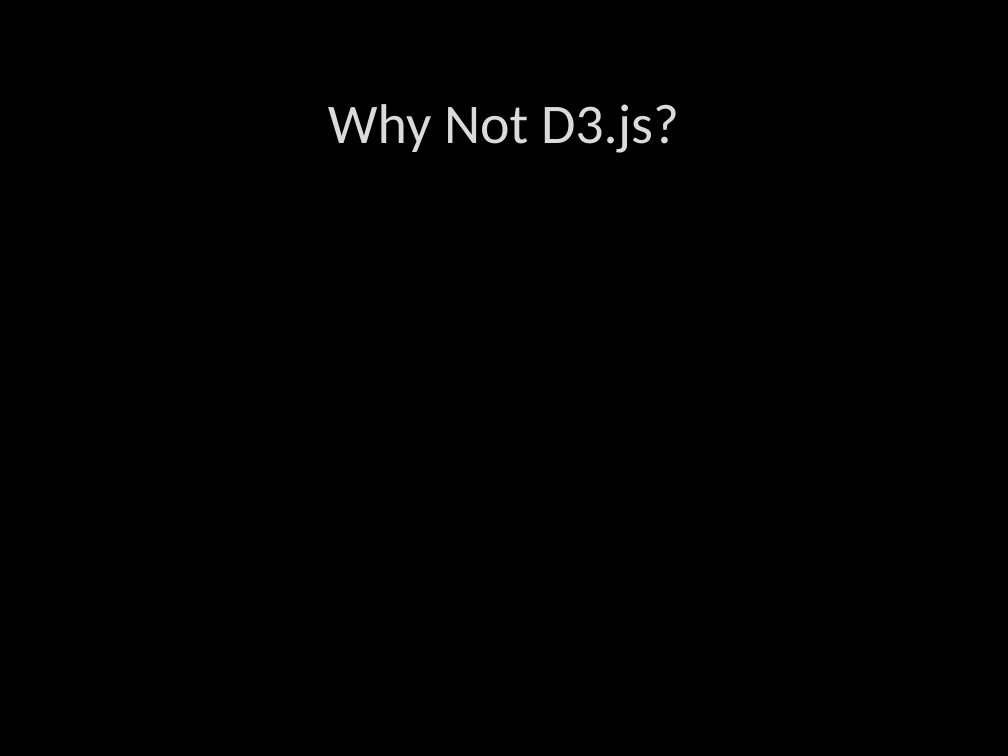
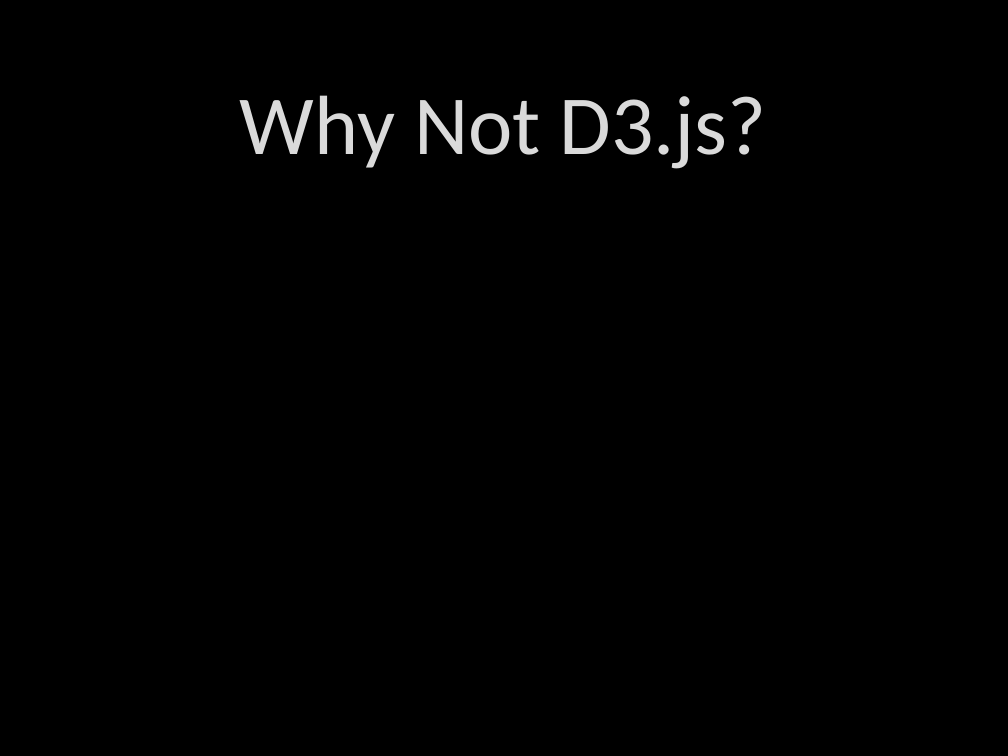
Before and after one commit to DustinEwers/D3-DotNetMVC-Demos, a slide deck: slide 10 of Slides/D3.pptx. Drawn at 1008x756 pixels with LibreOffice and Linux fonts; fonts in the diff are those of the drawing; background and template pictures are left out. Boxes give left, top, right and bottom in pixels: in the first picture for what was removed or moved away, otherwise in the second. Text is boxed around its words. In the diff, an @@ line names an element or a change of style, - is before the commit and + after.

```diff
--- a/Slides/D3.pptx
+++ b/Slides/D3.pptx
@@ title "Why Not D3.js?" at bbox=[240, 95, 767, 169]: size 40 to 60 pt @@
```
Also in this commit, not shown: 5 other slides changed, 3 other files.
